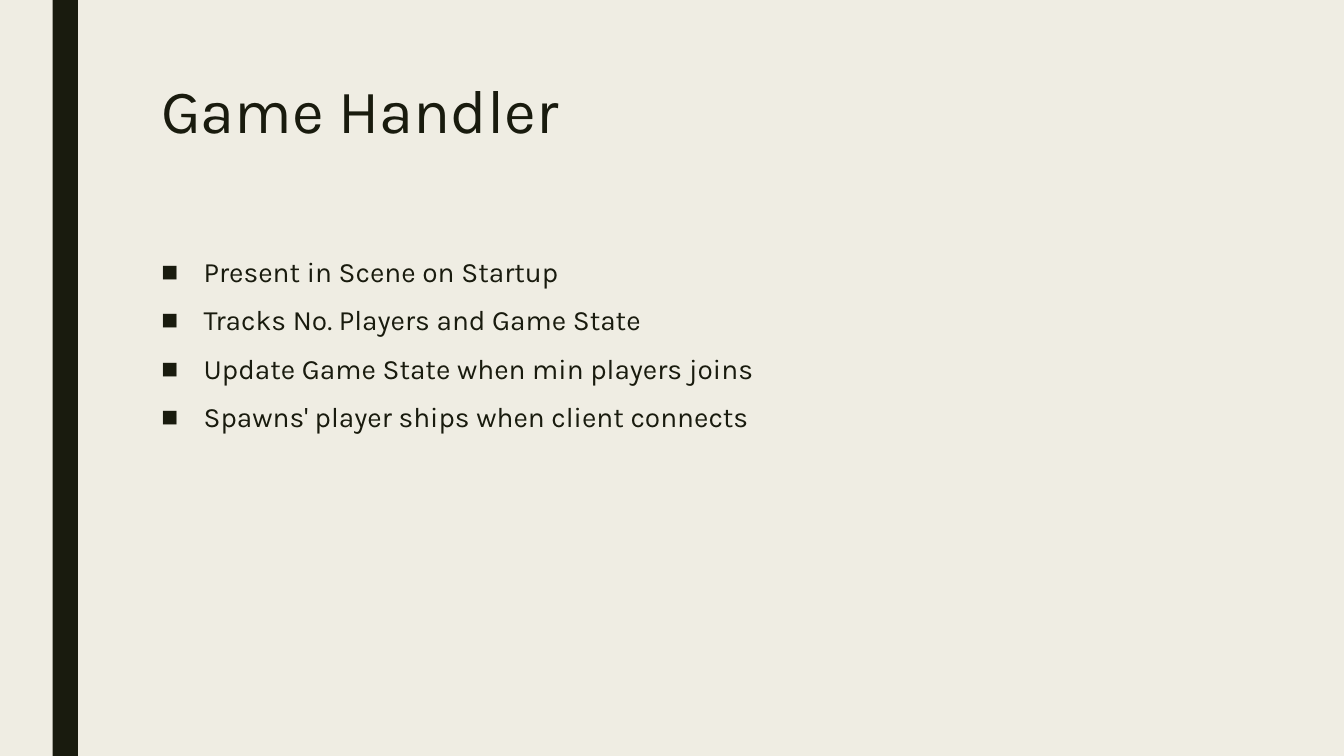
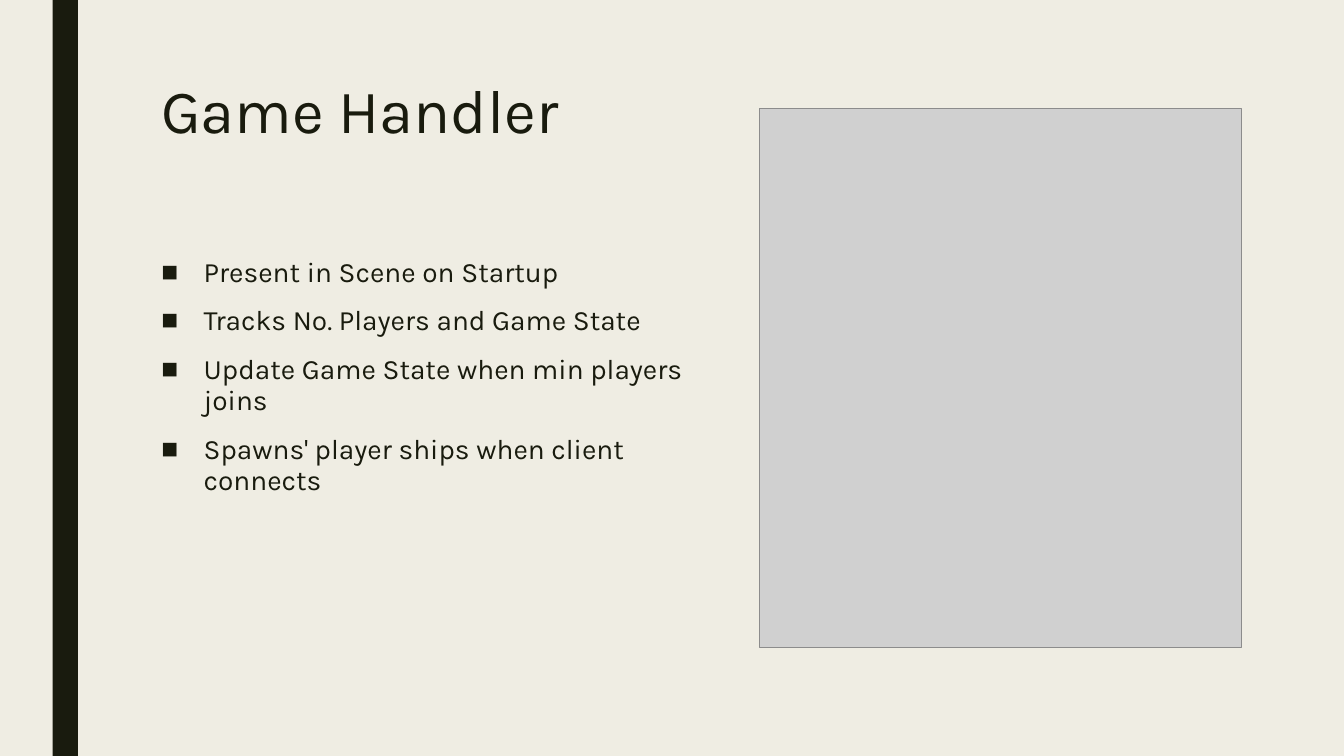
Before and after one commit to comedianhhh/SpaceShooterMP, a slide deck: slide 7 of NetworkAsgn2.pptx (slide 5 before the commit). Drawn at 1344x756 pixels with LibreOffice and Linux fonts; fonts in the diff are those of the drawing; grey boxes stand for pictures. Boxes give left, top, right and bottom in pixels: in the first picture for what was removed or moved away, otherwise in the second. Text is boxed around its words. In the diff, an @@ line names an element or a change of style, - is before the commit and + after.

```diff
--- a/NetworkAsgn2.pptx
+++ b/NetworkAsgn2.pptx
@@ picture added at [760, 109, 1242, 648] @@
@@ text "Present in Scene on Startup" rewrapped from [204, 262, 753, 434] to [204, 262, 682, 466] @@
```
Also in this commit, not shown: 6 other slides changed, 11 slides added, 1 slide removed, 5 other files.
